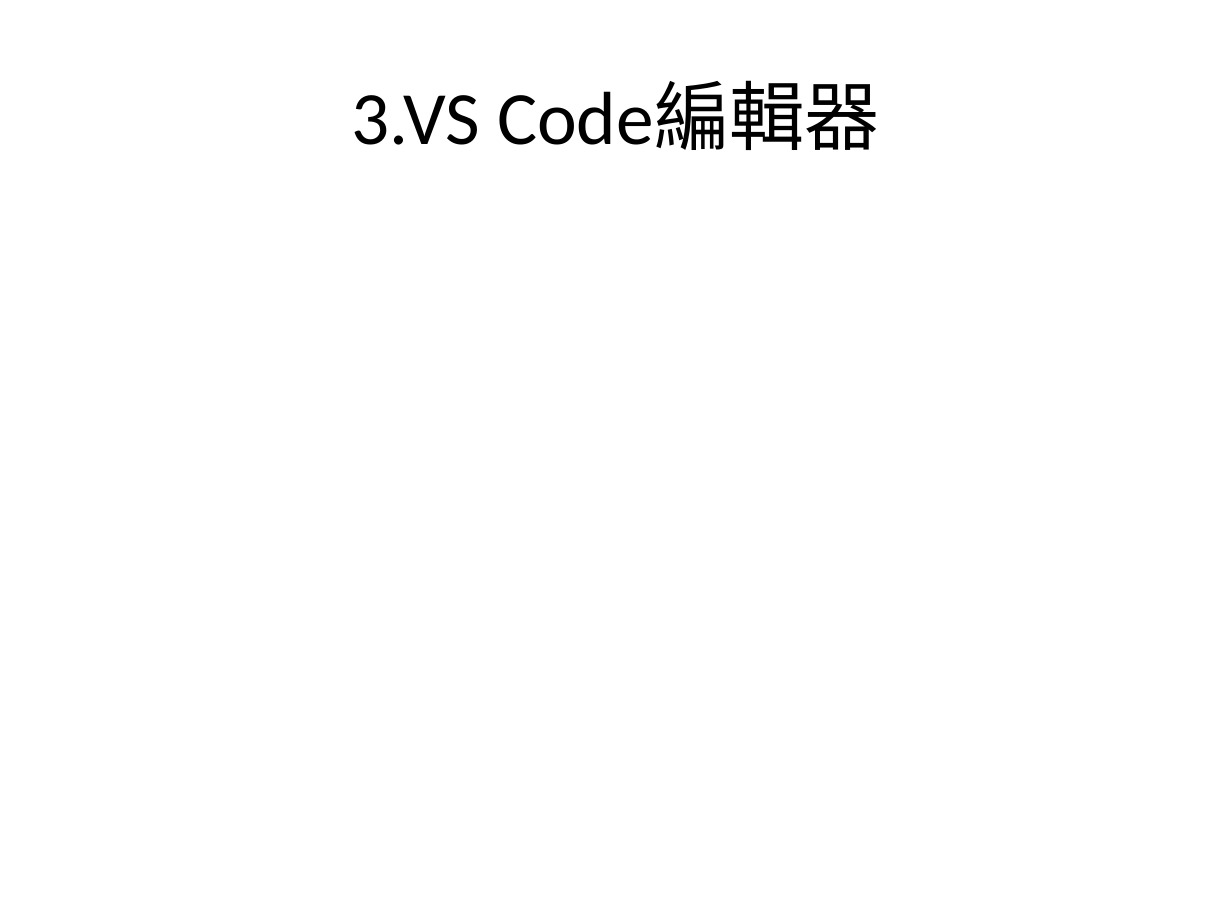
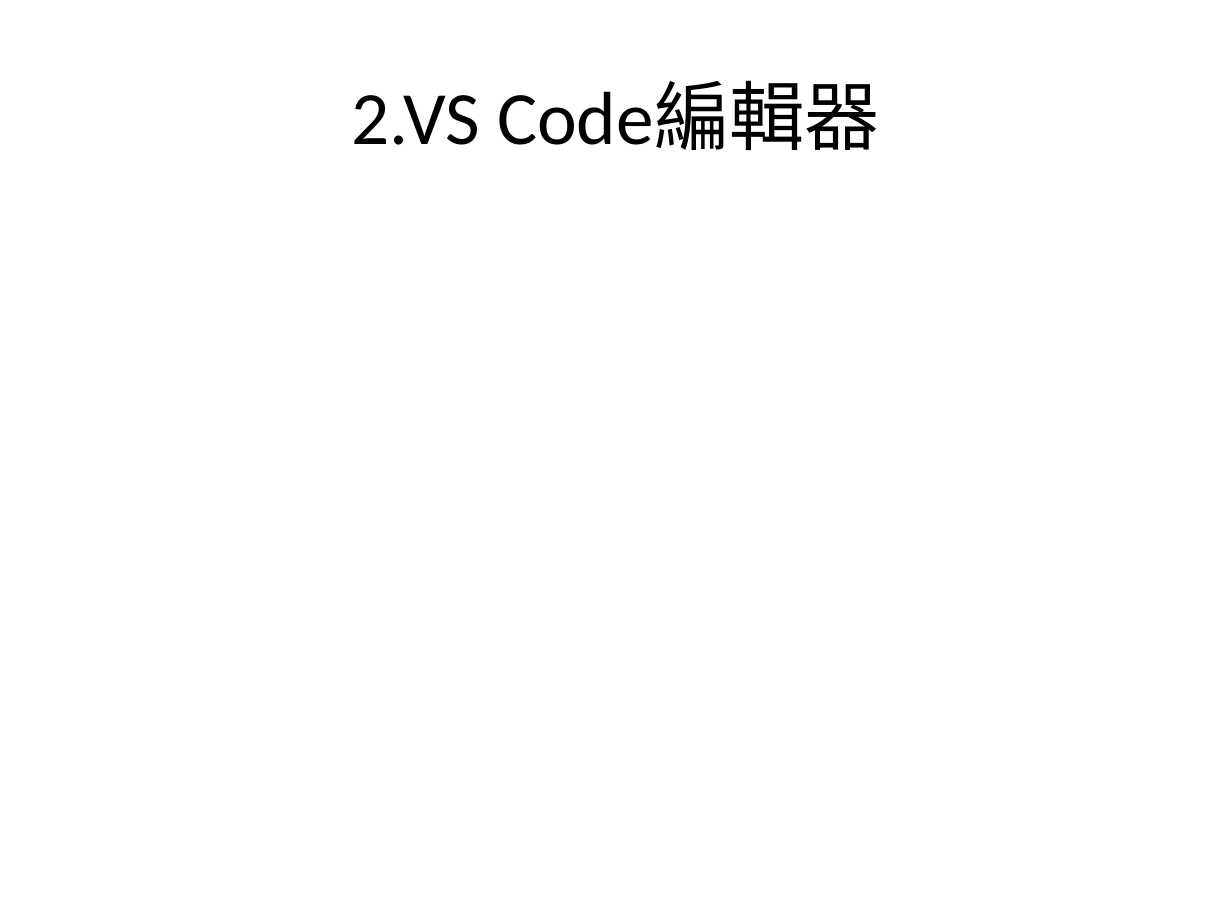
Before and after one commit to allen8101070/JavaScript-PPT, a slide deck: slide 10 of javaScript.pptx (slide 11 before the commit). Drawn at 1232x924 pixels with LibreOffice and Linux fonts; fonts in the diff are those of the drawing. Boxes give left, top, right and bottom in pixels: in the first picture for what was removed or moved away, otherwise in the second. Text is boxed around its words. In the diff, an @@ line names an element or a change of style, - is before the commit and + after.

```diff
--- a/javaScript.pptx
+++ b/javaScript.pptx
@@ title at (x1=352, y1=81, x2=880, y2=150): text changed @@
-3.VS Code編輯器
+2.VS Code編輯器
```
Also in this commit, not shown: 8 other slides changed, 25 slides added, 4 slides removed.
